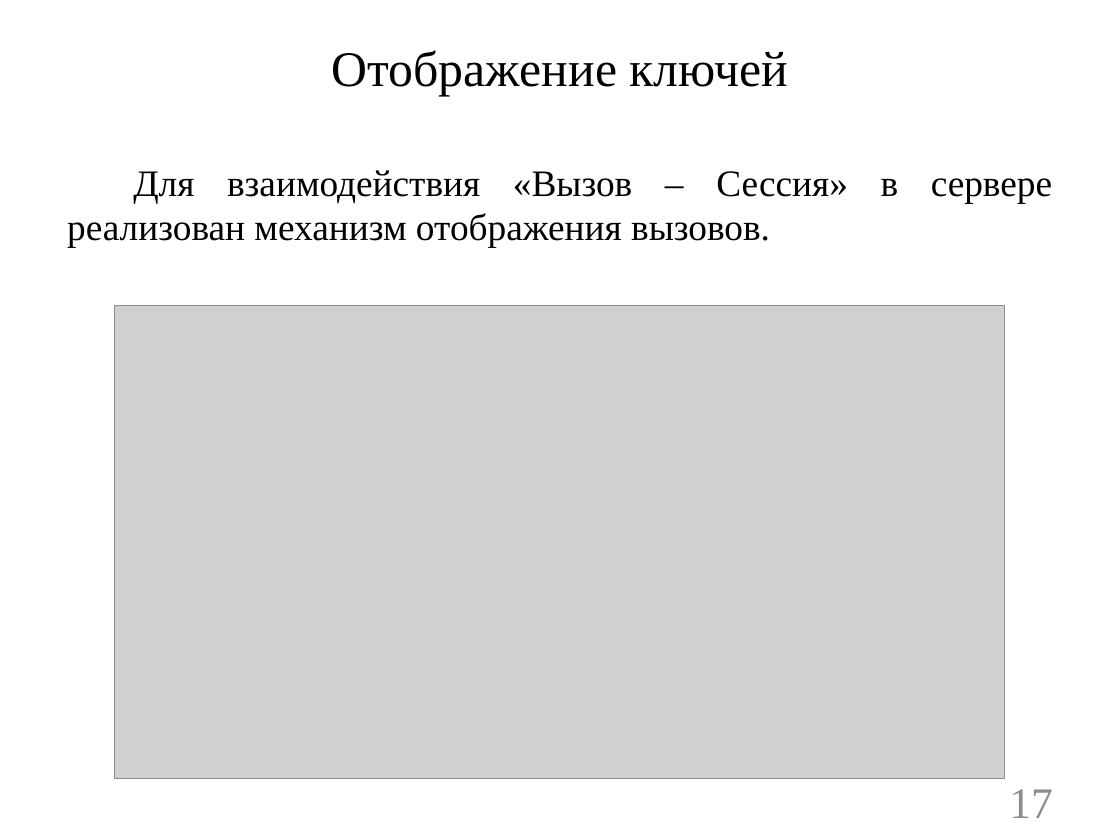
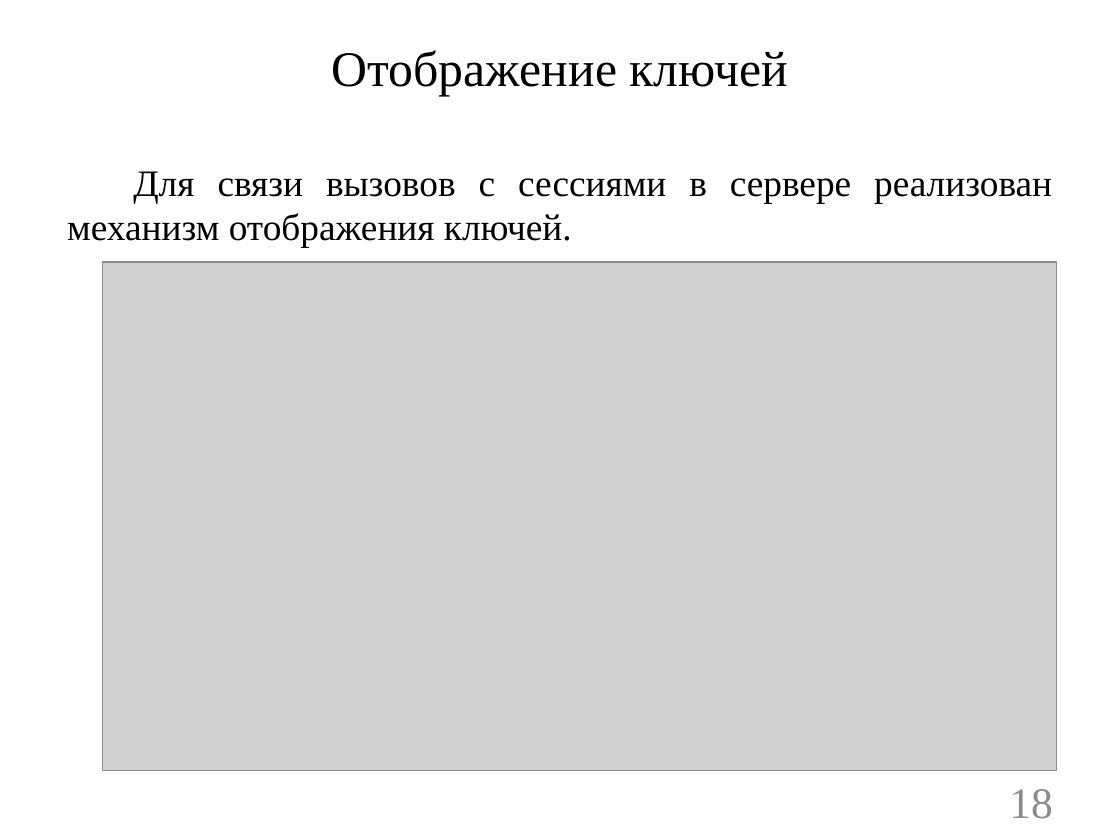
Before and after one commit to ALeschev/tunel, a slide deck: slide 18 of sibsutis/2015/dpl/DPL_pres.pptx (slide 17 before the commit). Drawn at 1120x840 pixels with LibreOffice and Linux fonts; fonts in the diff are those of the drawing; grey boxes stand for pictures; background and template pictures are left out. Boxes give left, top, right and bottom in pixels: in the first picture for what was removed or moved away, otherwise in the second. Text is boxed around its words. In the diff, an @@ line names an element or a change of style, - is before the commit and + after.

```diff
--- a/sibsutis/2015/dpl/DPL_pres.pptx
+++ b/sibsutis/2015/dpl/DPL_pres.pptx
@@ text at (67,171,1052,248): text changed @@
-Для взаимодействия «Вызов – Сессия» в сервере реализован механизм отображения вызовов.
+Для связи вызовов с сессиями в сервере реализован механизм отображения ключей.
@@ picture: place and size @@
-picture at (115,306,1006,778)
+picture at (103,262,1057,771)
@@ page number at (1009,789,1053,819): text changed @@
-17
+18
```
Also in this commit, not shown: 7 other slides changed, 1 slide added, 2 slides removed, 6 other files.
